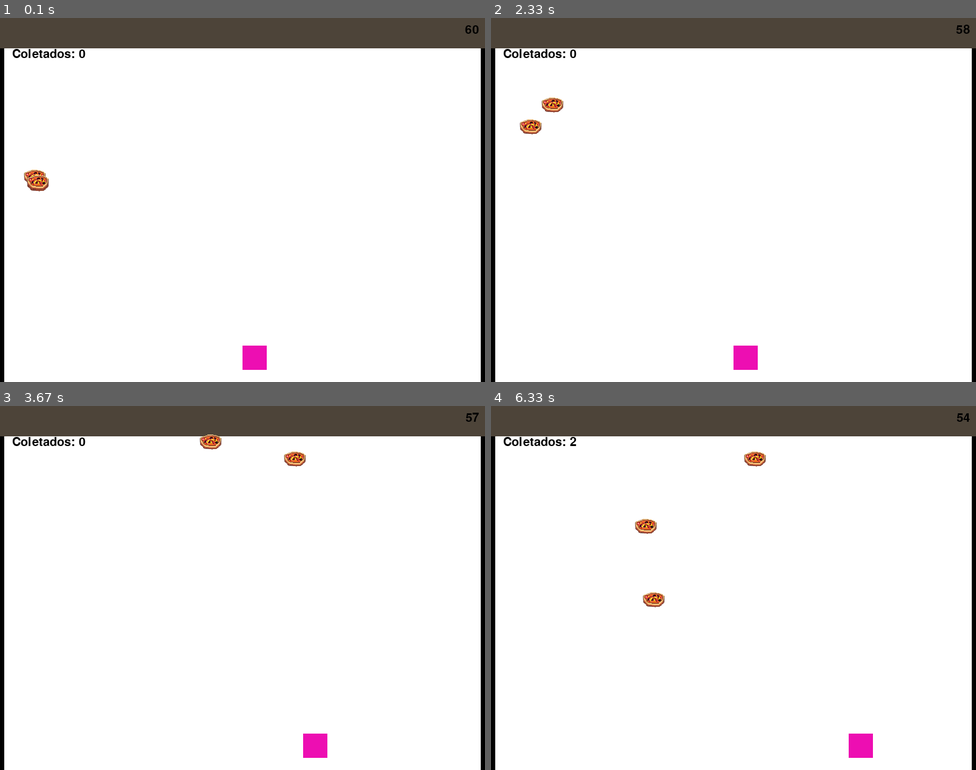
Above: before the commit, frames 1-4 (two rows, left to right).
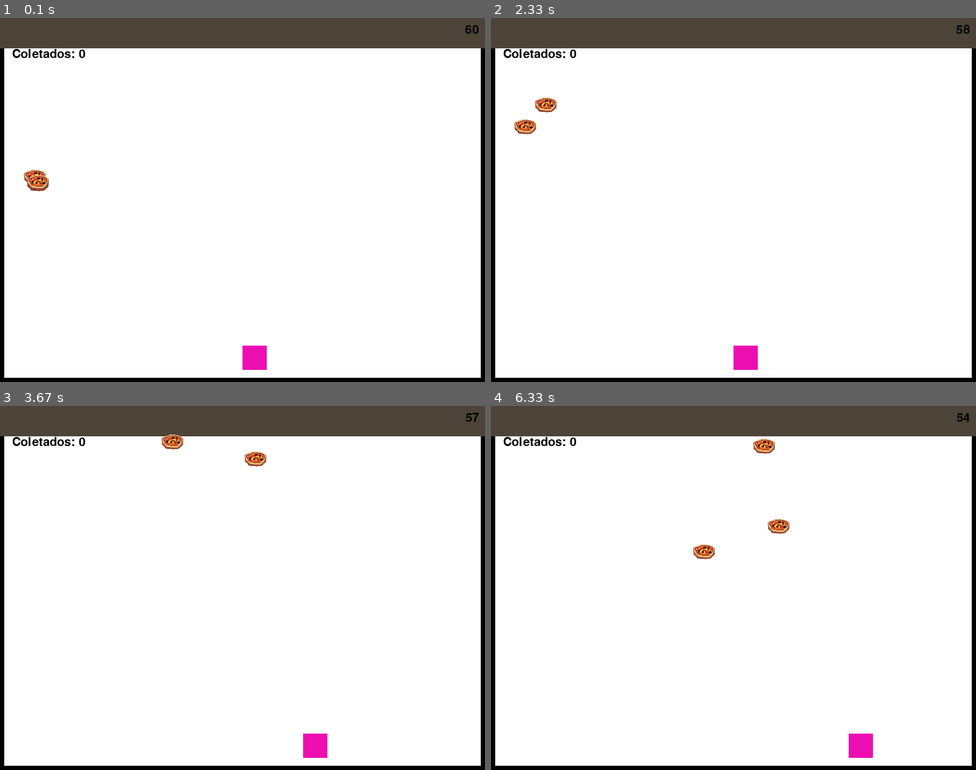
Above: after the commit, the same moments.

Repository: WesleyGCO/Pizza-Panic
Game: pygame game, started from src/main.py
Same seed, same stepped clock (60 frames per second), same inputs: the game is played once before the commit and once after it.
Inputs:
- Up to frame 1 (0.1 s): no input
- Up to frame 2 (2.33 s): hold Right 0.33-0.8 s; hold Right 0.83-1.3 s; hold Left 1.33-1.87 s; hold Left 1.9-2.3 s
- Up to frame 3 (3.67 s): hold Right 2.33-2.97 s; hold Left 3-3.47 s; hold Right from 3.5 s (still down)
- Up to frame 4 (6.33 s): release Right at 3.97 s; hold Right 4-4.47 s; hold Left 4.5-5.03 s; hold Left 5.07-5.47 s; hold Right 5.5-6.13 s; hold Left from 6.17 s (still down)

The runs differ from the first frame. In frame 1, 1.1% of the frame differs, in the area x 0-100%, y 98-100%; in frame 2, 1.5%; in frame 3, 1.8%; in frame 4, 2.1%, in the area x 0-100%, y 8-100%.

Commit message:
Criação da entidade Objeto; Ajustes gerais

Diff:
--- /dev/null
+++ b/src/entities/Item.py
@@ -0,0 +1,23 @@
+import pygame, random
+from entities.Objeto import Objeto
+
+class Item(Objeto):
+    def __init__(self, x, y, largura, altura, vx, vy):
+        super().__init__(x, y, largura, altura)
+        self.vx = vx
+        self.vy = vy
+        self.start_x = self.posicao.x
+        self.start_y = self.posicao.y
+
+    def desenhar(self, screen, imagem):
+        screen.blit(pygame.transform.scale(imagem, (self.largura, self.altura)), (self.posicao.x, self.posicao.y))
+
+    def movimento_parabolico(self, gravidade):
+        self.atualiza(self.vx, self.vy)
+        self.vy += gravidade
+
+    def reinicia_item(self):
+        self.posicao.x = self.start_x
+        self.posicao.y = self.start_y
+        self.vx = random.uniform(2, 5)
+        self.vy = -12
--- a/src/entities/Jogo.py
+++ b/src/entities/Jogo.py
@@ -1,5 +1,4 @@
-import pygame, random
-from entities.ItemRuim import ItemRuim
+import pygame
 from entities.Personagem import Personagem
 from servicos.gerenciamentoItens_servico import GerenciamentoItens_Servico
 from servicos.tempo_servico import Tempo_Servico
@@ -8,11 +7,11 @@
 class Jogo:
     def __init__(self):
         # Configurações da janela
-        self.screen_width = 800
-        self.screen_height = 600
+        self.tela_altura = 800
+        self.tela_largura = 600
 
         # Cria a tela com o título Pizza Panic
-        self.screen = pygame.display.set_mode((self.screen_width, self.screen_height))
+        self.tela = pygame.display.set_mode((self.tela_altura, self.tela_largura))
         # Seta o nome do título
         pygame.display.set_caption("Pizza Panic")
 
@@ -32,7 +31,7 @@
 
         self.personagem_posicao_x_ratio = 0.5
         self.personagem_posicao_y_ratio = 0.9
-        self.personagem = Personagem(cor=(237, 14, 178), tamanho_x=40, tamanho_y=40, velocidade=5, posicao_x_ratio=self.personagem_posicao_x_ratio, posicao_y_ratio=self.personagem_posicao_y_ratio)
+        self.personagem = Personagem((237, 14, 178), int(self.personagem_posicao_x_ratio * self.tela_altura), int(self.personagem_posicao_y_ratio * self.tela_largura), 40, 40, 5)
 
         self.imagem_item_ruim = pygame.image.load("assets/Imagens/pizza.png")
         self.itens_ruins = [self.gerenciamentoItens_servico.criar_item() for _ in range(3)]
@@ -41,7 +40,7 @@
 
     def run(self):
         while self.is_running:
-            self.screen.fill((255, 255, 255))
+            self.tela.fill((255, 255, 255))
             self.handle_input()
             self.update()
             self.render()
@@ -56,29 +55,29 @@
         if teclas[pygame.K_LEFT]:
             self.personagem.andar_esquerda()
         if teclas[pygame.K_RIGHT]:
-            self.personagem.andar_direita()
+            self.personagem.andar_direita(self.tela_altura)
 
     def update(self):
         # Verificar colisão entre personagem e item
         for item in self.itens_ruins:
             if self.gerenciamentoItens_servico.checa_colisao(self.personagem, item):
-                self.personagem.coletar_item(item)
-                item.reinicia()
+                self.personagem.coletar_item()
+                item.reinicia_item()
 
     def render(self):
         # Renderiza o estado do jogo na tela
-        self.screen.fill((255, 255, 255))
+        self.tela.fill((255, 255, 255))
 
-        self.jogo_servico.menu_borda(self.screen, self.screen_width, self.screen_width)
+        self.jogo_servico.menu_borda(self.tela, self.tela_altura, self.tela_largura)
 
-        self.personagem.desenhar(self.screen)
+        self.personagem.desenhar(self.tela)
 
-        self.tempo_servico.atualizar_contador(self.screen, self.personagem, self.posicao_x_texto, self.posicao_y_texto, self.fonte)
-        self.tempo_servico.contagem_regressiva(self.screen, self.tempo_inicial, self.screen_width, self.fonte)
+        self.tempo_servico.atualizar_contador(self.tela, self.personagem, self.posicao_x_texto, self.posicao_y_texto, self.fonte)
+        self.tempo_servico.contagem_regressiva(self.tela, self.tempo_inicial, self.tela_altura, self.fonte)
 
         # Desenha, movimenta e reinicia os itens
         for item in self.itens_ruins:
-            self.gerenciamentoItens_servico.desenhar_item(item, self.screen, self.imagem_item_ruim)
+            self.gerenciamentoItens_servico.desenhar_item(item, self.tela, self.imagem_item_ruim)
             self.gerenciamentoItens_servico.movimento_item(item, self.gravidade)
             self.gerenciamentoItens_servico.reinicia_item(item)
 
--- /dev/null
+++ b/src/entities/Objeto.py
@@ -0,0 +1,26 @@
+from entities.Vetor import Vetor
+
+class Objeto:
+    def __init__(self, x, y, largura, altura):
+        self.posicao = Vetor(x, y)
+        self.largura = largura
+        self.altura = altura
+
+    def desenhar(self, screen):
+        pass
+
+    def atualiza(self, vx, vy):
+        self.posicao.x += vx
+        self.posicao.y += vy
+
+    def andar_esquerda(self):
+        pass
+
+    def andar_direita(self):
+        pass
+
+    def retorna_x(self):
+        return Vetor(self.posicao.x)
+
+    def retorna_y(self):
+        return Vetor(self.posicao.y)
--- a/src/entities/Personagem.py
+++ b/src/entities/Personagem.py
@@ -1,41 +1,41 @@
 from typing import Any
 import pygame
 
-from entities.Vetor import Vetor
-from entities.ItemRuim import ItemRuim
+from entities.Objeto import Objeto
+from servicos.jogo_servico import Jogo_Servico
 
-SCREEN_WIDTH = 800
-SCREEN_HEIGHT = 600
+class Personagem(Objeto):
 
-class Personagem(Vetor):
-    def __init__(self, cor, tamanho_x, tamanho_y, velocidade, posicao_x_ratio, posicao_y_ratio):
-        super().__init_Personagem__(cor, tamanho_x, tamanho_y, velocidade, int(posicao_x_ratio * 800), int(posicao_y_ratio * 600))
+    jogo_servico = Jogo_Servico()
+
+    def __init__(self, cor, x, y, largura, altura, velocidade):
+        super().__init__(x, y, largura, altura)
+        self.cor = cor
+        self.velocidade = velocidade
         self.itens_coletados = 0
-        self.posicao_x_ratio = posicao_x_ratio
-        self.posicao_y_ratio = posicao_y_ratio
 
     def desenhar(self, screen):
-        pygame.draw.rect(screen, self.cor, (self.posicao_x, self.posicao_y, self.tamanho_x, self.tamanho_y))
+        pygame.draw.rect(screen, self.cor, (self.posicao.x, self.posicao.y, self.altura, self.largura))
 
     def andar_esquerda(self):
         # Mover para a esquerda
-        self.posicao_x -= self.velocidade
-
-            # Limitar movimento para não ultrapassar as bordas da tela
-        if self.posicao_x < 0:  # Se estiver à esquerda da tela
-            self.posicao_x = 0
-
-    def andar_direita(self):
-        # Mover para a direita
-        self.posicao_x += self.velocidade
+        self.posicao.x -= self.velocidade
 
         # Limitar movimento para não ultrapassar as bordas da tela
-        if self.posicao_x < 0:  # Se estiver à esquerda da tela
-            self.posicao_x = 0
-        elif self.posicao_x + self.tamanho_x > SCREEN_WIDTH:  # Se estiver à direita da tela
-            self.posicao_x = SCREEN_WIDTH - self.tamanho_x
+        if self.posicao.x < 0:  # Se estiver à esquerda da tela
+            self.posicao.x = 0
 
-    def coletar_item(self, itemRuim):
+    def andar_direita(self, tela_altura):
+        # Mover para a direita
+        self.posicao.x += self.velocidade
+
+        # Limitar movimento para não ultrapassar as bordas da tela
+        if self.posicao.x < 0:  # Se estiver à esquerda da tela
+            self.posicao.x = 0
+        elif self.posicao.x + self.altura > tela_altura:  # Se estiver à direita da tela
+            self.posicao.x = tela_altura - self.altura
+
+    def coletar_item(self):
         # Adiciona o item coletado à lista de itens coletados
         self.itens_coletados += 1
 
--- a/src/entities/Vetor.py
+++ b/src/entities/Vetor.py
@@ -1,25 +1,4 @@
 class Vetor:
-    def __init_Personagem__(self, cor, tamanho_x, tamanho_y, velocidade, posicao_x, posicao_y):
-        self.cor = cor
-        self.tamanho_x = tamanho_x
-        self.tamanho_y = tamanho_y
-        self.velocidade = velocidade
-        self.posicao_x = posicao_x
-        self.posicao_y = posicao_y
-
-    def __init_ItemRuim__(self, x, y):
+    def __init__(self, x, y):
         self.x = x
         self.y = y
-
-    def andar_esquerda(self):
-        pass
-
-    def andar_direita(self):
-        pass
-
-    def desenhar(self, screen):
-        pass
-
-    def atualiza(self, vx, vy):
-        self.x += vx
-        self.y += vy
--- a/src/servicos/item_servico.py
+++ b/src/servicos/item_servico.py
@@ -1,34 +1,34 @@
 import random
 
-from entities.ItemRuim import ItemRuim
+from entities.Item import Item
 from entities.Personagem import Personagem
 
 class Item_Servico:
 
     def criar_item():
-        itemCriado = ItemRuim(0, 300, random.uniform(5, 10), random.uniform(-5, -15))  # Velocidade horizontal inicial aleatória)
+        itemCriado = Item(0, 300, 40, 40, random.uniform(5, 10), random.uniform(-5, -15))  # Velocidade horizontal inicial aleatória)
         return itemCriado
 
     def desenhar_item(itemDesenho, screen, imagem):
-        # Verifica se o objeto é do tipo ItemRuim
-        if isinstance(itemDesenho, ItemRuim):
+        # Verifica se o objeto é do tipo Item
+        if isinstance(itemDesenho, Item):
             itemDesenho.desenhar(screen, imagem)
 
     def movimento_item(itemMovimenta, gravidade):
-        # Verifica se o objeto é do tipo ItemRuim
-        if isinstance(itemMovimenta, ItemRuim):
+        # Verifica se o objeto é do tipo Item
+        if isinstance(itemMovimenta, Item):
             itemMovimenta.movimento_parabolico(gravidade)
 
     def reinicia_item(itemReinicia):
-        # Verifica se o objeto é do tipo ItemRuim
-        if isinstance(itemReinicia, ItemRuim):
-            if itemReinicia.y > 600:
-                itemReinicia.reinicia()
+        # Verifica se o objeto é do tipo Item
+        if isinstance(itemReinicia, Item):
+            if itemReinicia.posicao.y > 600:
+                itemReinicia.reinicia_item()
 
     def checa_colisao(personagem, itemColide):
         if isinstance(personagem, Personagem):
-            if isinstance(itemColide, ItemRuim):
-                return(personagem.posicao_x < itemColide.x + itemColide.largura and
-                    personagem.posicao_x + personagem.tamanho_x > itemColide.x and
-                    personagem.posicao_y < itemColide.y + itemColide.largura and
-                    personagem.posicao_y + personagem.tamanho_y > itemColide.y)
+            if isinstance(itemColide, Item):
+                return(personagem.posicao.x < itemColide.posicao.x + itemColide.largura and
+                    personagem.posicao.x + personagem.altura > itemColide.posicao.x and
+                    personagem.posicao.y < itemColide.posicao.y + itemColide.largura and
+                    personagem.posicao.y + personagem.altura > itemColide.posicao.y)
--- a/src/servicos/jogo_servico.py
+++ b/src/servicos/jogo_servico.py
@@ -3,11 +3,11 @@
 class Jogo_Servico:
 
     pygame.init()
-    def menu_borda(self, screen, screen_width, screen_height):
+    def menu_borda(self, tela, tela_altura, tela_largura):
         # Desenha a borda
-        pygame.draw.rect(screen, (0, 0, 0), (0, 0, screen_width, screen_height), 7)
+        pygame.draw.rect(tela, (0, 0, 0), (0, 0, tela_altura, tela_largura), 7)
 
-        self.menu_superior = pygame.Surface((screen_width, 50))
+        self.menu_superior = pygame.Surface((tela_altura, 50))
         self.menu_superior.fill((77, 68, 57))
 
-        screen.blit(self.menu_superior, (0, 0))
+        tela.blit(self.menu_superior, (0, 0))
